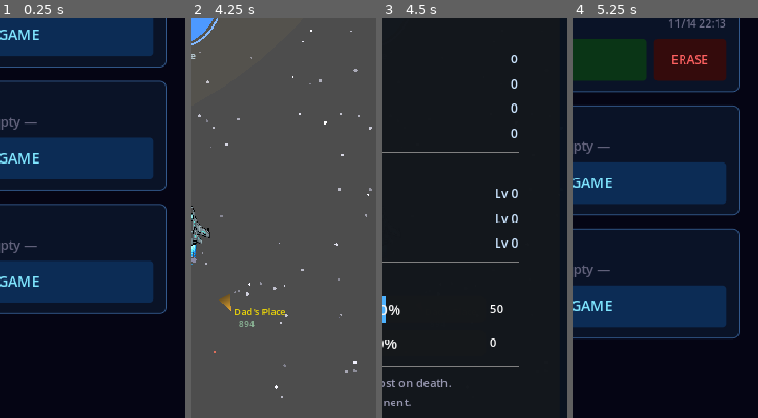
Above: before the commit, frames 1-4 (left to right).
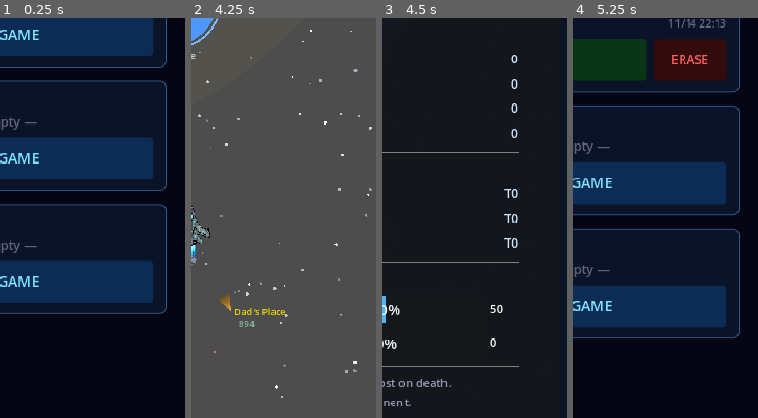
Above: after the commit, the same moments.

Repository: ichizh8/space-game-rt
Game: Godot game, scene res://scenes/main_menu.tscn
The game is run twice, just before and just after one commit, with the same random seed, the same clock (stepped at 60 frames per second) and the same inputs.
Inputs:
- Up to frame 1 (0.25 s): no input
- Up to frame 2 (4.25 s): click "NEW GAME" at 0.5 s; click "COCKPIT" at 1.25 s; click "TAP TO CONTINUE" at 2 s; click "TAP TO CONTINUE" at 2.75 s; click "GOT IT" at 3.5 s
- Up to frame 3 (4.5 s): click "COCKPIT" at 4.25 s
- Up to frame 4 (5.25 s): click "MENU" at 5 s
The pictures show only the part of the screen within x 50-100%, y 23-73%; the shares and areas given below are measured in that part.

Frames 1-2 are identical in both runs. In frame 3, 0.5% of the frame differs, in the area x 61-74%, y 42-58%; in frame 4, nothing differs.

Commit message:
v53: ship upgrades expanded to T10 with exponential cost scaling
Co-Authored-By: Claude Opus 4.6 (1M context) <noreply@anthropic.com>

Diff:
--- a/scripts/cockpit.gd
+++ b/scripts/cockpit.gd
@@ -417,9 +417,9 @@
 	vbox.add_child(HSeparator.new())
 	var sec3 := _make_section_label("SHIP UPGRADES")
 	vbox.add_child(sec3)
-	_add_stat_row(vbox, "Weapons", "Lv %d" % GameState.weapon_level)
-	_add_stat_row(vbox, "Engines", "Lv %d" % GameState.speed_level)
-	_add_stat_row(vbox, "Hull Plating", "Lv %d" % GameState.shield_level)
+	_add_stat_row(vbox, "Weapons", "T%d/T10" % GameState.weapon_level if GameState.weapon_level > 0 else "T0")
+	_add_stat_row(vbox, "Engines", "T%d/T10" % GameState.speed_level if GameState.speed_level > 0 else "T0")
+	_add_stat_row(vbox, "Hull Plating", "T%d/T10" % GameState.shield_level if GameState.shield_level > 0 else "T0")
 
 	# Faction standing
 	vbox.add_child(HSeparator.new())
--- a/scripts/game_state.gd
+++ b/scripts/game_state.gd
@@ -60,7 +60,7 @@
 var story_act: int = 1
 var story_flags: Dictionary = {}
 
-# Ship upgrade levels (0-3 each)
+# Ship upgrade levels (0-10 each)
 var weapon_level: int = 0
 var speed_level: int = 0
 var shield_level: int = 0
--- a/scripts/planet_menu.gd
+++ b/scripts/planet_menu.gd
@@ -440,25 +440,31 @@
 	upgrade_title.add_theme_color_override("font_color", Color(0.4, 1.0, 0.6))
 	vbox.add_child(upgrade_title)
 
-	_add_upgrade_row(vbox, "Weapons",     0, GameState.weapon_level, [80, 200, 500], ["+5 dmg", "+5 dmg", "+10 dmg"])
-	_add_upgrade_row(vbox, "Engines",     1, GameState.speed_level,  [60, 150, 400], ["+20 spd", "+20 spd", "+40 spd"])
-	_add_upgrade_row(vbox, "Hull Plating",2, GameState.shield_level, [100, 250, 600],["+25 max hp", "+25 max hp", "+50 max hp"])
-
-
-func _add_upgrade_row(vbox: VBoxContainer, name: String, kind: int, level: int,
+	var costs_w: Array = [150,350,700,1200,2000,3500,5500,8000,12000,18000]
+	var costs_e: Array = [100,250,500,900,1500,2500,4000,6000,9000,14000]
+	var costs_s: Array = [200,450,900,1600,2800,4500,7000,10000,15000,22000]
+	var labels_w: Array = ["+5 dmg","+5 dmg","+10 dmg","+10 dmg","+15 dmg","+15 dmg","+20 dmg","+20 dmg","+25 dmg","+30 dmg"]
+	var labels_e: Array = ["+20 spd","+20 spd","+30 spd","+30 spd","+40 spd","+40 spd","+50 spd","+50 spd","+60 spd","+70 spd"]
+	var labels_s: Array = ["+25 hp","+25 hp","+50 hp","+50 hp","+75 hp","+75 hp","+100 hp","+100 hp","+125 hp","+150 hp"]
+	_add_upgrade_row(vbox, "Weapons",      0, GameState.weapon_level, costs_w, labels_w)
+	_add_upgrade_row(vbox, "Engines",      1, GameState.speed_level,  costs_e, labels_e)
+	_add_upgrade_row(vbox, "Hull Plating", 2, GameState.shield_level, costs_s, labels_s)
+
+
+func _add_upgrade_row(vbox: VBoxContainer, uname: String, kind: int, level: int,
 		costs: Array, labels: Array) -> void:
 	var row := HBoxContainer.new()
 	row.custom_minimum_size.y = 40
 	vbox.add_child(row)
 
 	var name_lbl := Label.new()
-	var level_str := "MAX" if level >= 3 else ("Lv" + str(level))
-	name_lbl.text = name + " [" + level_str + "]"
+	var level_str := "MAX (T10)" if level >= 10 else ("T" + str(level) + "/T10")
+	name_lbl.text = uname + " [" + level_str + "]"
 	name_lbl.size_flags_horizontal = Control.SIZE_EXPAND_FILL
 	name_lbl.add_theme_font_size_override("font_size", 13)
 	row.add_child(name_lbl)
 
-	if level < 3:
+	if level < 10:
 		var btn := Button.new()
 		btn.text = labels[level] + " (" + str(costs[level]) + " cr)"
 		btn.custom_minimum_size = Vector2(140, 36)
@@ -475,31 +481,33 @@
 
 
 func _on_upgrade_pressed(kind: int) -> void:
-	var costs_w := [80, 200, 500]
-	var costs_e := [60, 150, 400]
-	var costs_s := [100, 250, 600]
+	var costs_w: Array = [150,350,700,1200,2000,3500,5500,8000,12000,18000]
+	var costs_e: Array = [100,250,500,900,1500,2500,4000,6000,9000,14000]
+	var costs_s: Array = [200,450,900,1600,2800,4500,7000,10000,15000,22000]
+	var bonus_w: Array[float] = [5.0,5.0,10.0,10.0,15.0,15.0,20.0,20.0,25.0,30.0]
+	var bonus_e: Array[float] = [20.0,20.0,30.0,30.0,40.0,40.0,50.0,50.0,60.0,70.0]
+	var bonus_s: Array[float] = [25.0,25.0,50.0,50.0,75.0,75.0,100.0,100.0,125.0,150.0]
 	match kind:
 		0: # Weapons
-			var lvl := GameState.weapon_level
-			if lvl >= 3 or GameState.credits < costs_w[lvl]: return
+			var lvl: int = GameState.weapon_level
+			if lvl >= 10 or GameState.credits < costs_w[lvl]: return
 			GameState.credits -= costs_w[lvl]
 			GameState.credits_changed.emit(GameState.credits)
-			GameState.player_damage_bonus += [5.0, 5.0, 10.0][lvl]
+			GameState.player_damage_bonus += bonus_w[lvl]
 			GameState.weapon_level += 1
 		1: # Engines
-			var lvl := GameState.speed_level
-			if lvl >= 3 or GameState.credits < costs_e[lvl]: return
+			var lvl: int = GameState.speed_level
+			if lvl >= 10 or GameState.credits < costs_e[lvl]: return
 			GameState.credits -= costs_e[lvl]
 			GameState.credits_changed.emit(GameState.credits)
-			GameState.player_speed_bonus += [20.0, 20.0, 40.0][lvl]
+			GameState.player_speed_bonus += bonus_e[lvl]
 			GameState.speed_level += 1
 		2: # Hull Plating
-			var lvl := GameState.shield_level
-			if lvl >= 3 or GameState.credits < costs_s[lvl]: return
+			var lvl: int = GameState.shield_level
+			if lvl >= 10 or GameState.credits < costs_s[lvl]: return
 			GameState.credits -= costs_s[lvl]
 			GameState.credits_changed.emit(GameState.credits)
-			var shield_bonus_table: Array[float] = [25.0, 25.0, 50.0]
-			var bonus: float = shield_bonus_table[lvl]
+			var bonus: float = bonus_s[lvl]
 			GameState.max_hull += bonus
 			GameState.hull = min(GameState.hull + bonus, GameState.max_hull)
 			GameState.hull_changed.emit(GameState.hull)
